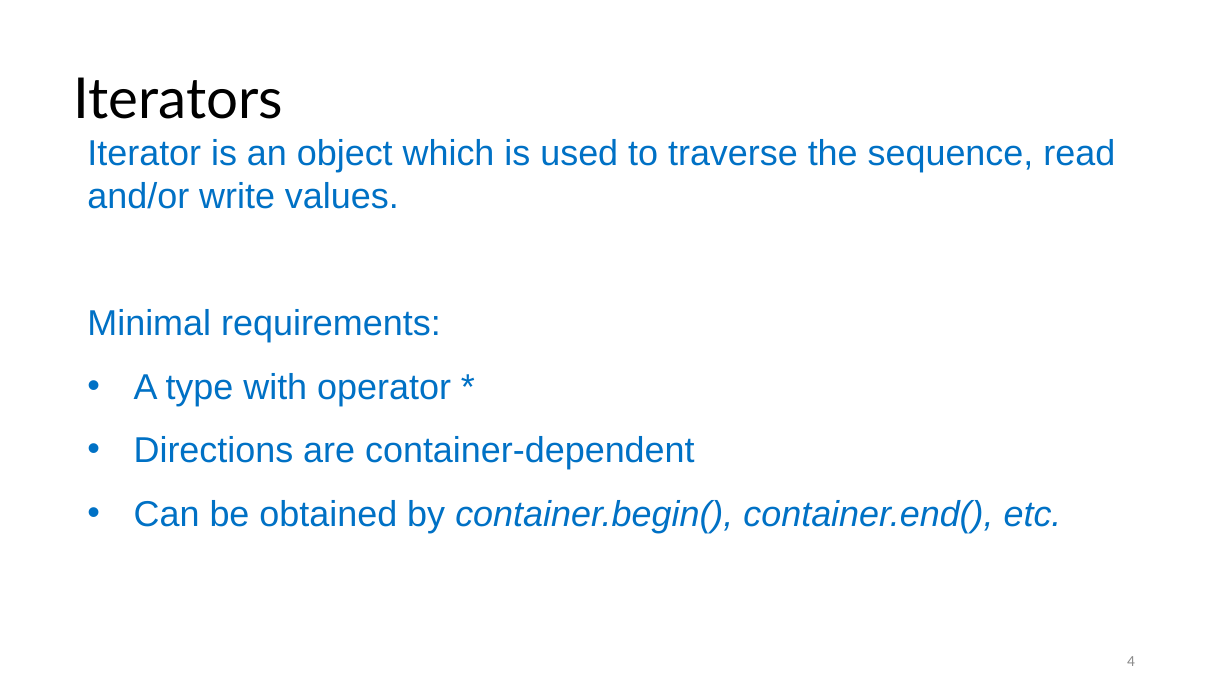
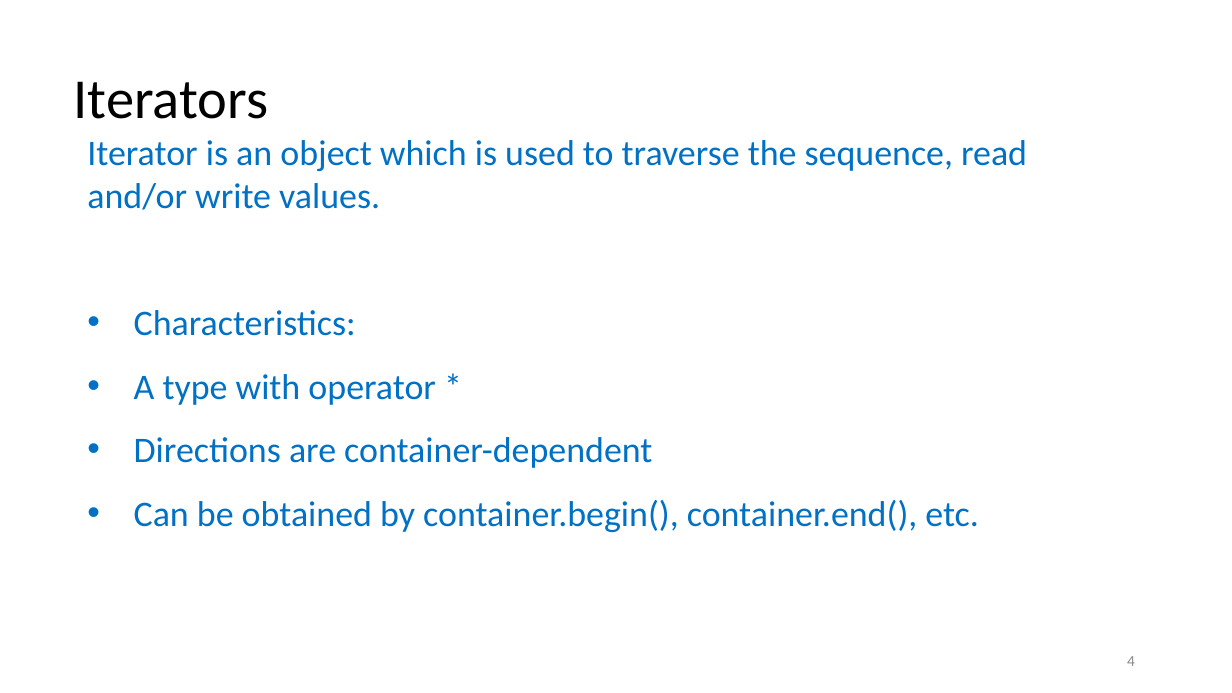
Before and after one commit to rarutyun/cpp-courses, a slide deck: slide 4 of 08_iterators/08_iterators.pptx. Drawn at 1232x693 pixels with LibreOffice and Linux fonts; fonts in the diff are those of the drawing. Boxes give left, top, right and bottom in pixels: in the first picture for what was removed or moved away, otherwise in the second. Text is boxed around its words. In the diff, an @@ line names an element or a change of style, - is before the commit and + after.

Commit message:
Change fonts

```diff
--- a/08_iterators/08_iterators.pptx
+++ b/08_iterators/08_iterators.pptx
@@ title "Iterators" at (74, 81, 268, 119): font Lato to Calibri @@
@@ text at (87, 140, 1027, 532): font Arial to Calibri; italic off in "container.begin(), container.end(), etc." @@
@@ text at (134, 310, 356, 336): text changed; font Arial to Calibri @@
-Minimal requirements:
+• Characteristics:
```
Also in this commit, not shown: 25 other slides changed.
